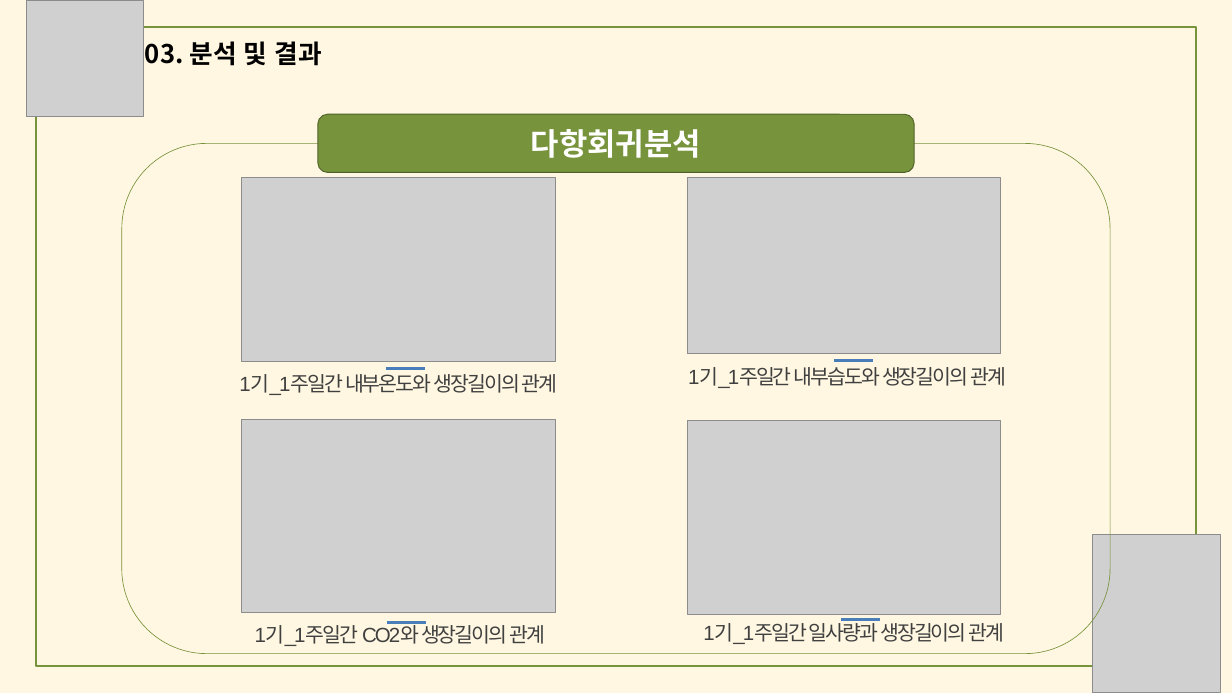
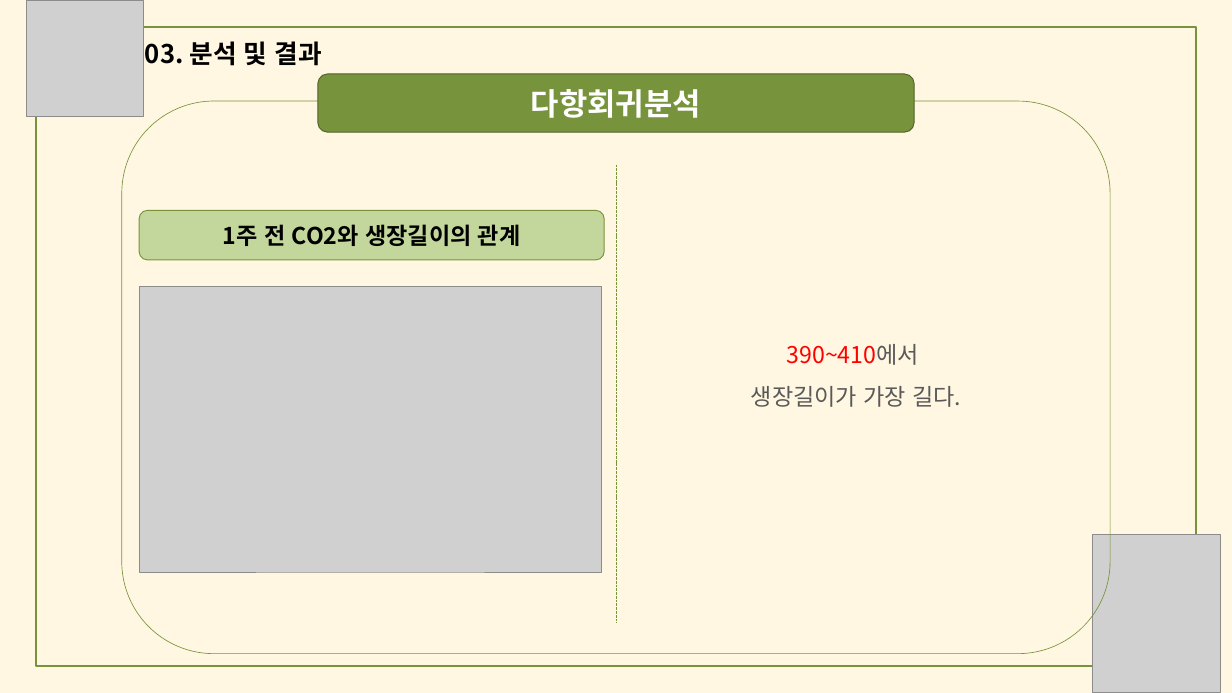
Before and after one commit to meucham11/nong_intern, a slide deck: slide 24 of 경진대회.pptx (slide 20 before the commit). Drawn at 1232x693 pixels with LibreOffice and Linux fonts; fonts in the diff are those of the drawing; grey boxes stand for pictures. Boxes give left, top, right and bottom in pixels: in the first picture for what was removed or moved away, otherwise in the second. Text is boxed around its words. In the diff, an @@ line names an element or a change of style, - is before the commit and + after.

```diff
--- a/경진대회.pptx
+++ b/경진대회.pptx
@@ rounded rectangle "다항회귀분석": place and size @@
-rounded rectangle "다항회귀분석" at [318,115,914,173]
+rounded rectangle "다항회귀분석" at [318,74,914,132]
@@ rounded rectangle: place and size @@
-rounded rectangle at [122,143,1111,653]
+rounded rectangle at [122,101,1111,653]
@@ picture removed at [242,177,555,361] @@
@@ line added from (616, 165) to (616, 623), #77933C 0.75 pt dashed @@
@@ picture removed at [688,177,1001,354] @@
@@ rounded rectangle added at [140,211,604,261], fill #C3D69B, outline #77933C 0.75 pt, 18 pt, text #000000, bold @@
+1주 전 CO2와 생장길이의 관계
@@ picture: place and size @@
-picture at [242,420,555,614]
+picture at [140,287,602,572]
@@ text added at [751,344,961,407], 18 pt, text #595959 @@
+390~410에서
+생장길이가 가장 길다.
@@ text removed at [239,374,558,395] @@
-1기_1주일간 내부온도와 생장길이의 관계
@@ line removed from (385, 369) to (425, 369) @@
@@ text removed at [688,367,1006,388] @@
-1기_1주일간 내부습도와 생장길이의 관계
@@ line removed from (835, 361) to (873, 361) @@
@@ picture removed at [688,421,1001,615] @@
@@ text removed at [255,622,545,646] @@
-1기_1주일간 CO2와 생장길이의 관계
@@ line removed from (387, 622) to (426, 622) @@
@@ text removed at [703,620,1005,644] @@
-1기_1주일간 일사량과 생장길이의 관계
@@ line removed from (841, 619) to (881, 619) @@
```
Also in this commit, not shown: 17 other slides changed, 6 slides added, 1 slide removed.
